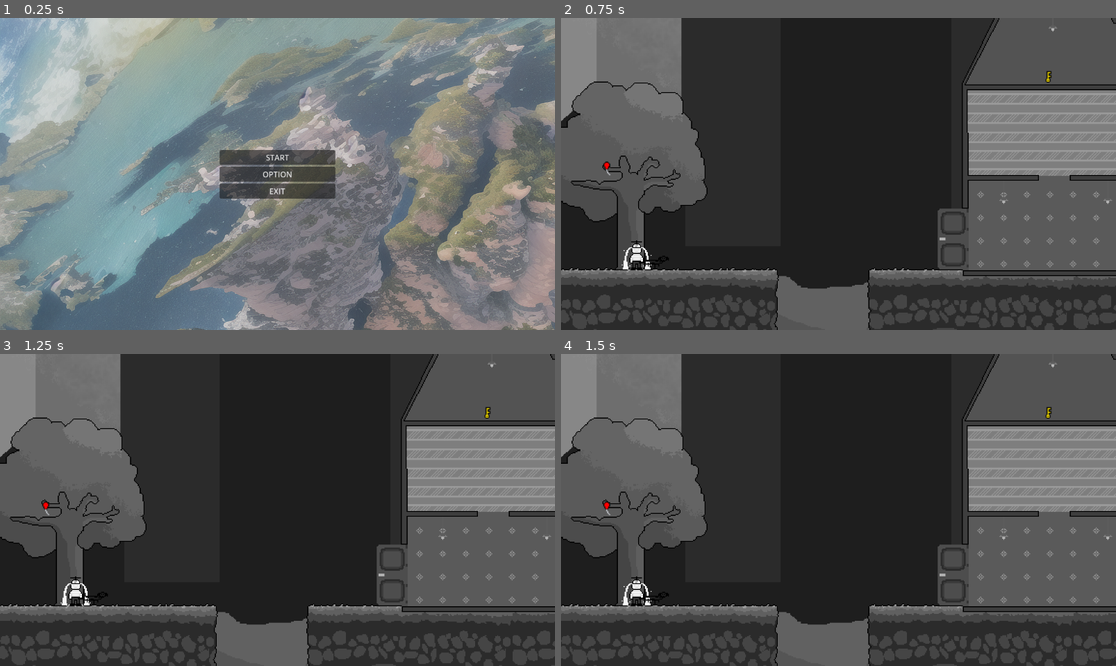
Above: before the commit, frames 1-4 (two rows, left to right).
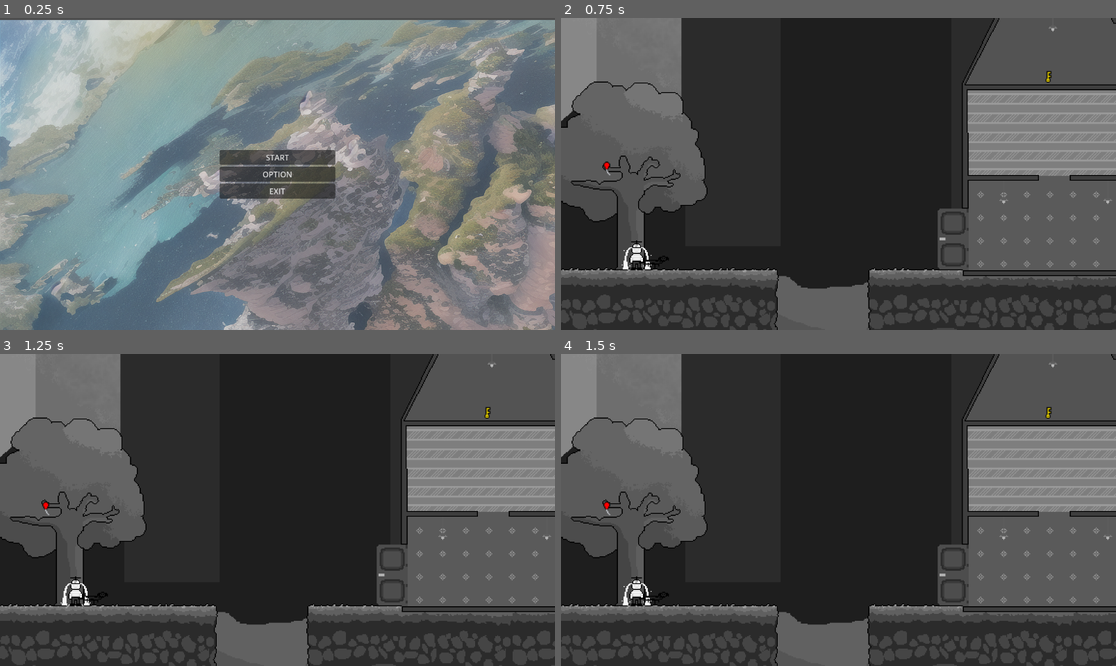
Above: after the commit, the same moments.

Repository: antonin-tarrade/SausageSerenity
Game: Godot game, scene res://Menu/main.tscn
The game is run twice, just before and just after one commit, with the same random seed, the same clock (stepped at 60 frames per second) and the same inputs. This scene is started directly instead of the project's main scene. The engine's default icon, where the game draws it, is replaced by a stand-in: a white triangle on a blue panel in a dark square.
Inputs:
- Up to frame 1 (0.25 s): no input
- Up to frame 2 (0.75 s): click "START" at 0.5 s
- Up to frame 3 (1.25 s): no input
- Up to frame 4 (1.5 s): hold Right (ui_right) from 1.28 s (still down); hold W (charger) from 1.28 s (still down)

The runs differ from the first frame. In frame 1, 17% of the frame differs, in the area x 0-100%, y 0-100%; in frame 2, nothing differs; in frame 3, nothing differs; in frame 4, nothing differs.
Error in both runs: Invalid type in function 'select' in base 'OptionButton'. Cannot convert argument 1 from Nil to int. (res://Menu/menu_controller.gd:36)

Commit message:
Update main.tscn

Diff:
--- a/Menu/main.tscn
+++ b/Menu/main.tscn
@@ -15,11 +15,11 @@
 grow_horizontal = 2
 grow_vertical = 2
 size_flags_horizontal = 4
-script = ExtResource("1_grfkc")
+script = ExtResource("1_7x6vp")
 
 [node name="Bg" type="Sprite2D" parent="MainMenu"]
-position = Vector2(959, 536)
-texture = ExtResource("2_kl3e2")
+position = Vector2(960, 544)
+texture = ExtResource("1_lg33l")
 
 [node name="MainContainer" type="VBoxContainer" parent="MainMenu"]
 unique_name_in_owner = true
@@ -123,6 +123,21 @@
 popup/item_9/text = "7680x4320"
 popup/item_9/id = 9
 
+[node name="WindowMode_Label" type="Label" parent="MainMenu/OptionContainer/TabContainer/Video"]
+layout_mode = 0
+offset_left = 314.0
+offset_top = 42.0
+offset_right = 434.0
+offset_bottom = 68.0
+text = "Window Mode :"
+
+[node name="WindowMode_Optionbutton" type="OptionButton" parent="MainMenu/OptionContainer/TabContainer/Video"]
+layout_mode = 0
+offset_left = 298.0
+offset_top = 73.0
+offset_right = 474.0
+offset_bottom = 105.0
+
 [node name="Vsync_Label" type="Label" parent="MainMenu/OptionContainer/TabContainer/Video"]
 layout_mode = 0
 offset_left = 100.0
@@ -147,6 +162,57 @@
 popup/item_3/text = "MailBox"
 popup/item_3/id = 3
 
+[node name="Color_blind" type="Label" parent="MainMenu/OptionContainer/TabContainer/Video"]
+layout_mode = 0
+offset_left = 318.0
+offset_top = 131.0
+offset_right = 451.0
+offset_bottom = 157.0
+text = "Color blind mode"
+
+[node name="ColorBlind_OptionButton" type="OptionButton" parent="MainMenu/OptionContainer/TabContainer/Video"]
+layout_mode = 0
+offset_left = 298.0
+offset_top = 169.0
+offset_right = 474.0
+offset_bottom = 200.0
+item_count = 4
+selected = 0
+popup/item_0/text = "OFF"
+popup/item_0/id = 0
+popup/item_1/text = "Protanopia"
+popup/item_1/id = 1
+popup/item_2/text = "Deuteranopia"
+popup/item_2/id = 2
+popup/item_3/text = "Tritanopia"
+popup/item_3/id = 3
+
+[node name="Graphics_Label" type="Label" parent="MainMenu/OptionContainer/TabContainer/Video"]
+layout_mode = 0
+offset_left = 26.0
+offset_top = 256.0
+offset_right = 103.0
+offset_bottom = 285.0
+text = "Graphics"
+label_settings = ExtResource("2_yfgsl")
+
+[node name="Preset_HSlider" type="HSlider" parent="MainMenu/OptionContainer/TabContainer/Video"]
+layout_mode = 0
+offset_left = 26.0
+offset_top = 342.0
+offset_right = 378.0
+offset_bottom = 358.0
+max_value = 20.0
+step = 5.0
+value = 5.0
+
+[node name="Preset_Label" type="Label" parent="MainMenu/OptionContainer/TabContainer/Video/Preset_HSlider"]
+layout_mode = 0
+offset_top = -24.0
+offset_right = 352.0
+offset_bottom = -1.0
+text = " Low  	   medium          high 	    very high      ultra"
+
 [node name="Sound" type="TabBar" parent="MainMenu/OptionContainer/TabContainer"]
 visible = false
 custom_minimum_size = Vector2(0, 20)
@@ -251,7 +317,9 @@
 [connection signal="pressed" from="MainMenu/MainContainer/Option_button" to="MainMenu" method="_on_option_button_pressed"]
 [connection signal="pressed" from="MainMenu/MainContainer/Exit_button" to="MainMenu" method="_on_exit_button_pressed"]
 [connection signal="item_selected" from="MainMenu/OptionContainer/TabContainer/Video/Resolution_Optionbutton" to="MainMenu" method="_on_resolution_optionbutton_item_selected"]
+[connection signal="item_selected" from="MainMenu/OptionContainer/TabContainer/Video/WindowMode_Optionbutton" to="MainMenu" method="_on_window_mode_optionbutton_item_selected"]
 [connection signal="item_selected" from="MainMenu/OptionContainer/TabContainer/Video/Vsync_OptionButton" to="MainMenu" method="_on_vsync_option_button_item_selected"]
+[connection signal="value_changed" from="MainMenu/OptionContainer/TabContainer/Video/Preset_HSlider" to="MainMenu" method="_on_preset_h_slider_value_changed"]
 [connection signal="value_changed" from="MainMenu/OptionContainer/TabContainer/Sound/General_HScrollBar" to="MainMenu" method="_on_general_h_scroll_bar_value_changed"]
 [connection signal="value_changed" from="MainMenu/OptionContainer/TabContainer/Sound/General_HScrollBar" to="MainMenu/OptionContainer/TabContainer/Sound/General_HScrollBar/Scroll_Label" method="_on_h_scroll_bar_value_changed"]
 [connection signal="value_changed" from="MainMenu/OptionContainer/TabContainer/Sound/Music_HScrollBar" to="MainMenu" method="_on_music_h_scroll_bar_value_changed"]
Not shown: 5 places in Menu/main.tscn that only renumber resources
